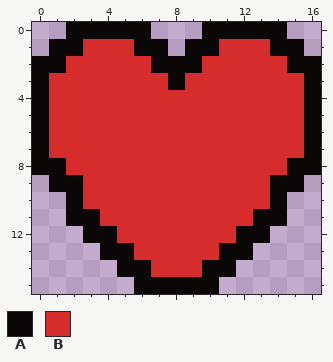
Pixel-art sprite: game/Terminal_Dusk/Terminal_Dusk/Content/hp.png. Above: the version before the commit.
The file is 17x16 pixels.
Palette (. is transparent): A #0b0707  B #d62c2c
New version:
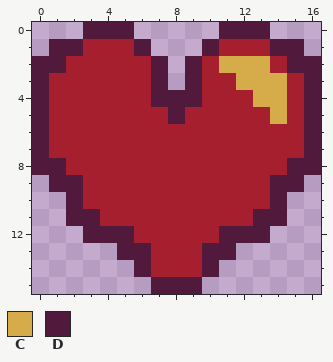
Colours new in this view: C #d6ab4a  D #511a3c
Diff:
@@ palette @@
-B #d62c2c
+B #a61f2e
@@ x 0..16 @@
- 0 ..AAAAA...AAAAA..
- 1 .AABBBAA.AABBBAA.
- 2 AABBBBBAAABBBBBAA
- 3 ABBBBBBBABBBBBBBA
- 4 ABBBBBBBBBBBBBBBA
- 5 ABBBBBBBBBBBBBBBA
- 6 ABBBBBBBBBBBBBBBA
- 7 ABBBBBBBBBBBBBBBA
- 8 AABBBBBBBBBBBBBAA
- 9 .AABBBBBBBBBBBAA.
-10 ..ABBBBBBBBBBBA..
-11 ..AABBBBBBBBBAA..
-12 ...AABBBBBBBAA...
-13 ....AABBBBBAA....
-14 .....AABBBAA.....
-15 ......AAAAA......
+ 0 ...DDD.....DDD...
+ 1 .DDBBBD...DBBBDD.
+ 2 DDBBBBBD.DBCCCBDD
+ 3 DBBBBBBD.DBBCCCBD
+ 4 DBBBBBBDDDBBBCCBD
+ 5 DBBBBBBBDBBBBBCBD
+ 6 DBBBBBBBBBBBBBBBD
+ 7 DBBBBBBBBBBBBBBBD
+ 8 DDBBBBBBBBBBBBBDD
+ 9 .DDBBBBBBBBBBBDD.
+10 ..DBBBBBBBBBBBD..
+11 ..DDBBBBBBBBBDD..
+12 ...DDDBBBBBDDD...
+13 .....DDBBBDD.....
+14 ......DBBBD......
+15 .......DDD.......
